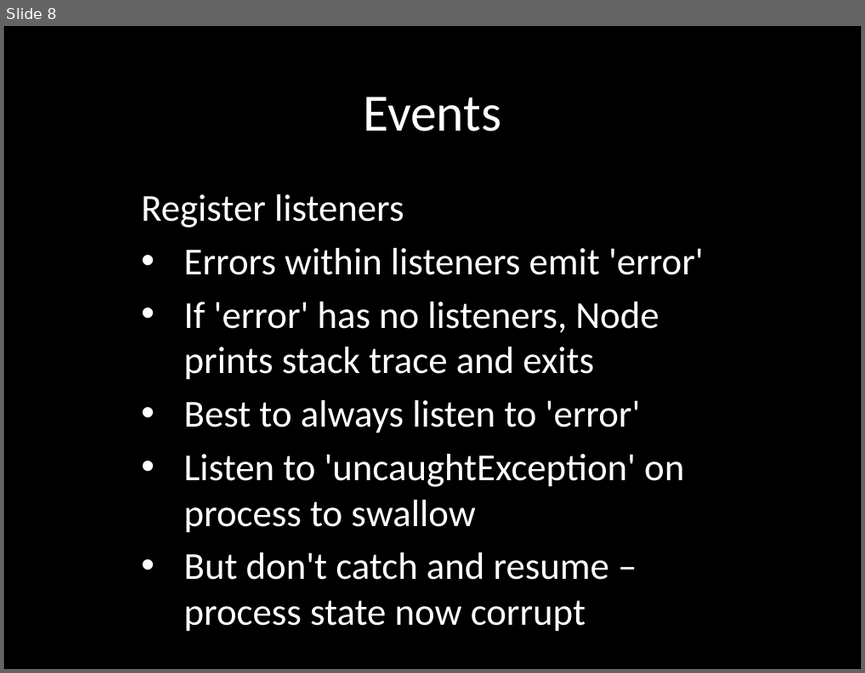
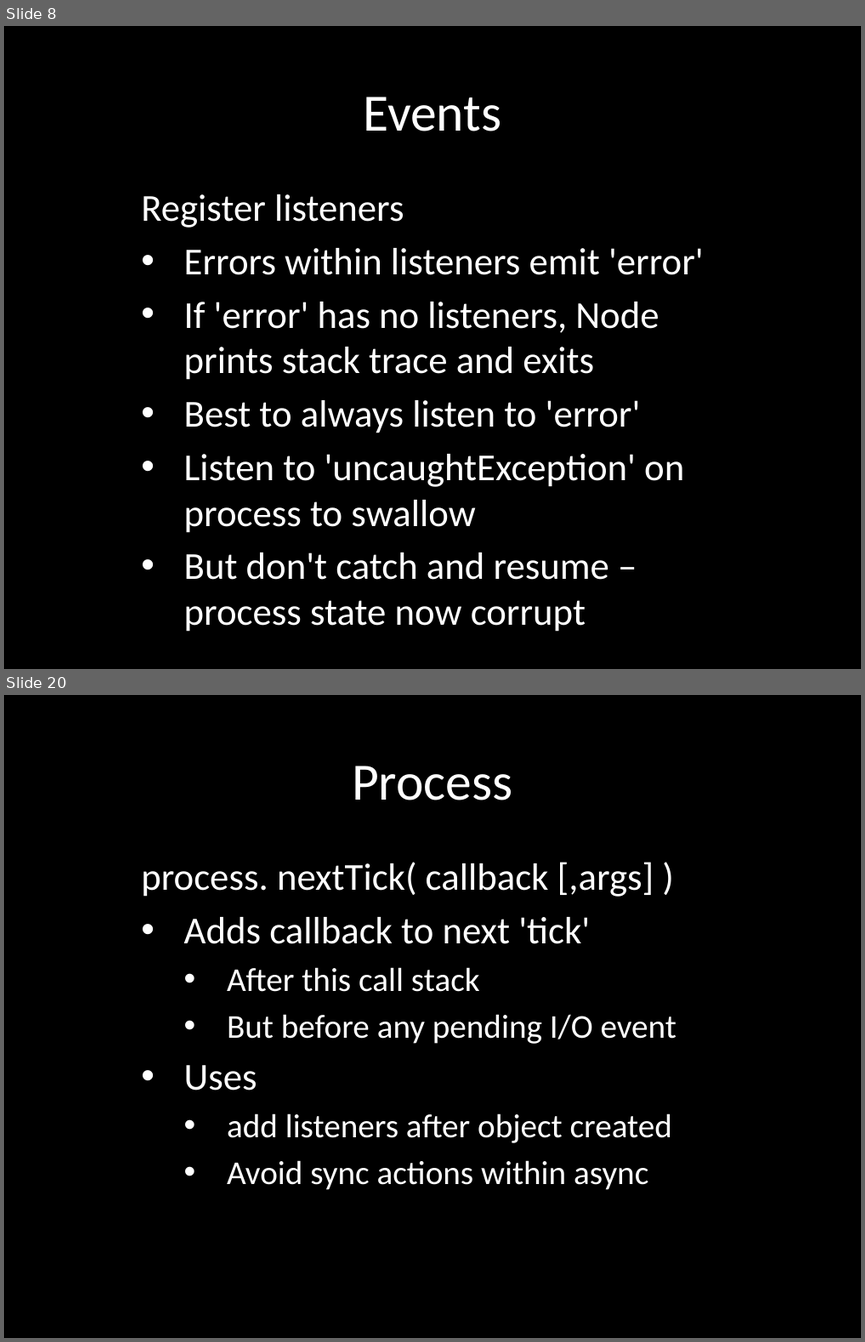
Before and after one commit to eliasjames/training-node, a slide deck: slides/Node Slides Day 2.pptx. Shown one above the other, each under a label of ours: slide 8 before the commit, slides 8 and 20 after it; the slides between them are not shown. The pictures are 865x673 and 865x1342 pixels, drawn with LibreOffice and Linux fonts; fonts in the diff are those of the drawing. Boxes give left, top, right and bottom in pixels: in the first picture for what was removed or moved away, otherwise in the second. Text is boxed around its words. In the diff, an @@ line names an element or a change of style, - is before the commit and + after.

Commit message:
Day 2 slides: events, streams, process

```diff
--- a/slides/Node Slides Day 2.pptx
+++ b/slides/Node Slides Day 2.pptx
@@ slide 20 added at [4, 695, 861, 1338], background #000000 @@
@@ title added at [352, 766, 513, 800], 44 pt, text #FFFFFF @@
+Process
@@ subtitle added at [141, 862, 676, 1190], 28 pt, text #FFFFFF @@
+process. nextTick( callback [,args] )
+• Adds callback to next 'tick'
+  • After this call stack
+  • But before any pending I/O event
+• Uses
+  • add listeners after object created
+  • Avoid sync actions within async
```
Also in this commit, not shown: 14 other slides added.
